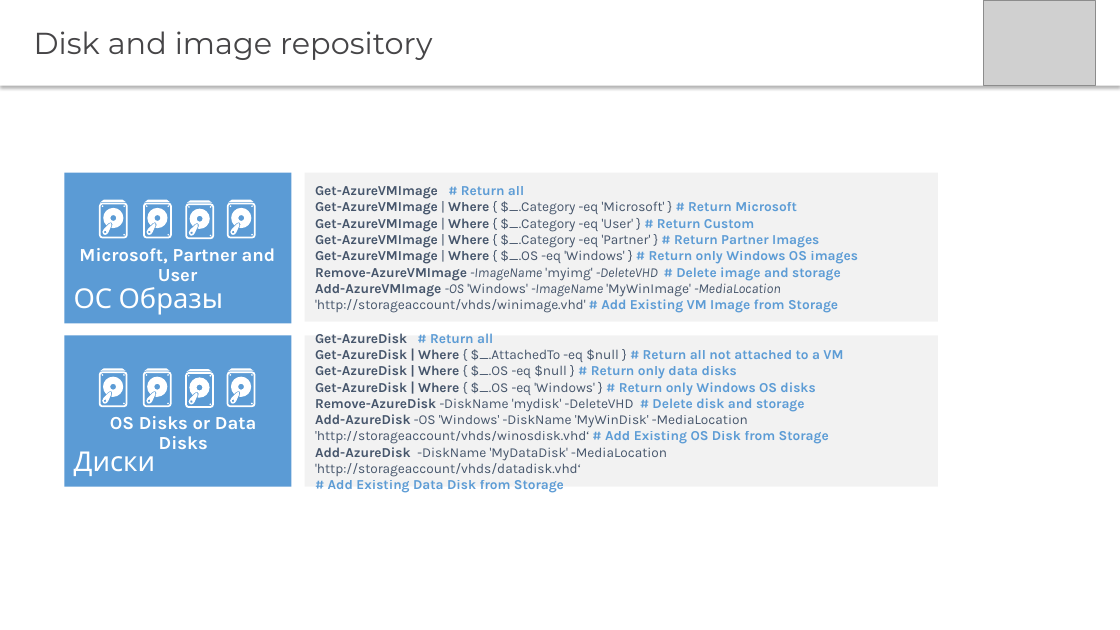
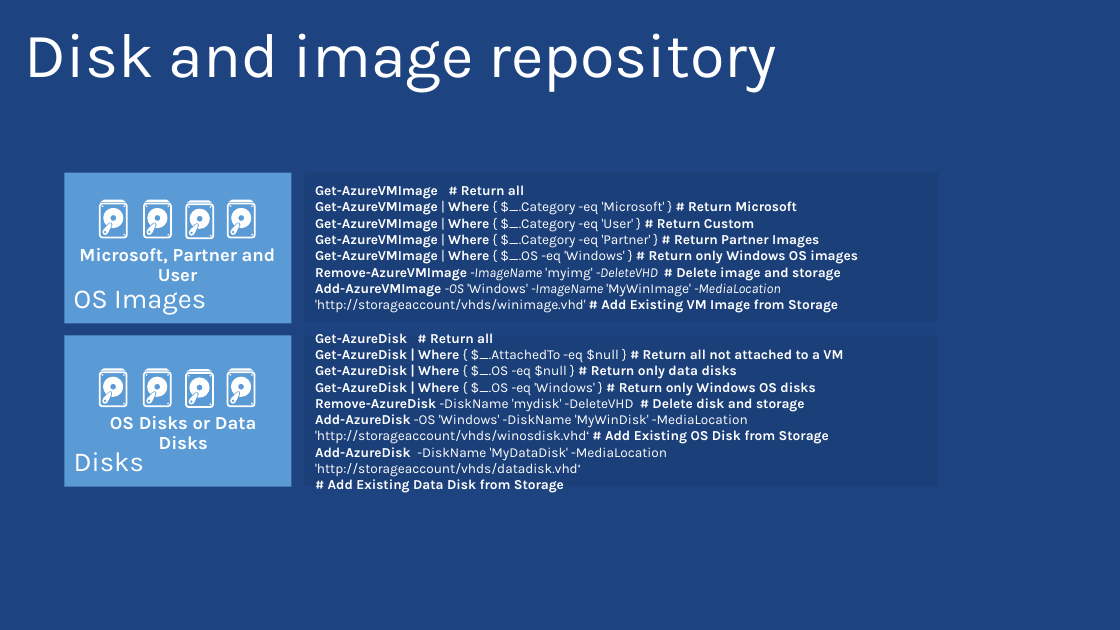
Before and after one commit to PyroJoke/AzureBootcamp2015Kharkiv, a slide deck: slide 22 of Virtual Machines Automated Deployment/Global Azure Bootcamp - Automating Azure VMs with Powershell.pptx (slide 16 before the commit). Drawn at 1120x630 pixels with LibreOffice and Linux fonts; fonts in the diff are those of the drawing; grey boxes stand for pictures; background and template pictures are left out. Boxes give left, top, right and bottom in pixels: in the first picture for what was removed or moved away, otherwise in the second. Text is boxed around its words. In the diff, an @@ line names an element or a change of style, - is before the commit and + after.

```diff
--- a/Virtual Machines Automated Deployment/Global Azure Bootcamp - Automating Azure VMs with Powershell.pptx
+++ b/Virtual Machines Automated Deployment/Global Azure Bootcamp - Automating Azure VMs with Powershell.pptx
@@ background #FFFFFF to picture (left out) @@
@@ title "Disk and image repository": place and size @@
-title "Disk and image repository" at [0, 0, 1120, 86]
+title "Disk and image repository" at [25, 33, 777, 93]
@@ title "Disk and image repository" at [25, 33, 777, 93]: size 26 to 54 pt, font Montserrat to Karla, text colour #464547 to #FFFFFF; line spacing 1 to 0.9; less space between paragraphs; vertical alignment middle to bottom; fill #FFFFFF to none; shadow off @@
@@ picture removed at [984, 0, 1096, 86] @@
@@ rectangle "Get-AzureVMImage # Return all" at [305, 173, 939, 322]: text colour #44546A to #FFFFFF in "Get-AzureVMImage", "Get-AzureVMImage | Where { $_.Category -eq 'Microsoft' ...", "Get-AzureVMImage | Where { $_.Category -eq 'User' ...", "Get-AzureVMImage | Where { $_.Category -eq 'Partner' ..." and 3 more places; text colour #5B9BD5 to #FFFFFF in "# Return all", "# Return Microsoft", "# Return Custom", "# Return Partner Images" and 3 more places @@
@@ text in rectangle at [74, 290, 206, 315]: text changed @@
-ОС Образы
+OS Images
@@ rectangle "Get-AzureDisk # Return all" at [305, 335, 939, 486]: text colour #44546A to #FFFFFF in "Get-AzureDisk", "Get-AzureDisk | Where { $_.AttachedTo -eq $null ...", "Get-AzureDisk | Where { $_.OS -eq $null ...", "Get-AzureDisk | Where { $_.OS -eq 'Windows' ..." and 3 more places; text colour #5B9BD5 to #FFFFFF in "# Return all", "# Return all not attached to a ...", "# Return only data disks", "# Return only Windows OS disks" and 3 more places @@
@@ text in rectangle at [74, 452, 144, 472]: text changed @@
-Диски
+Disks
```
Also in this commit, not shown: 21 other slides changed, 12 slides added, 4 slides removed, 4 other files.
